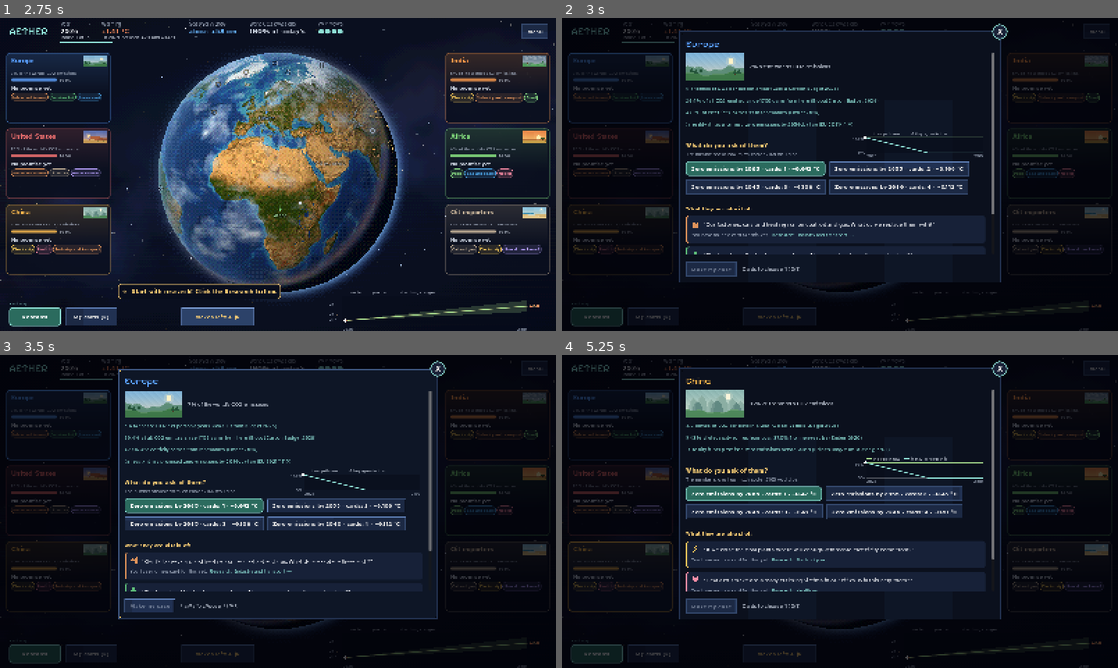
Above: before the commit, frames 1-4 (two rows, left to right).
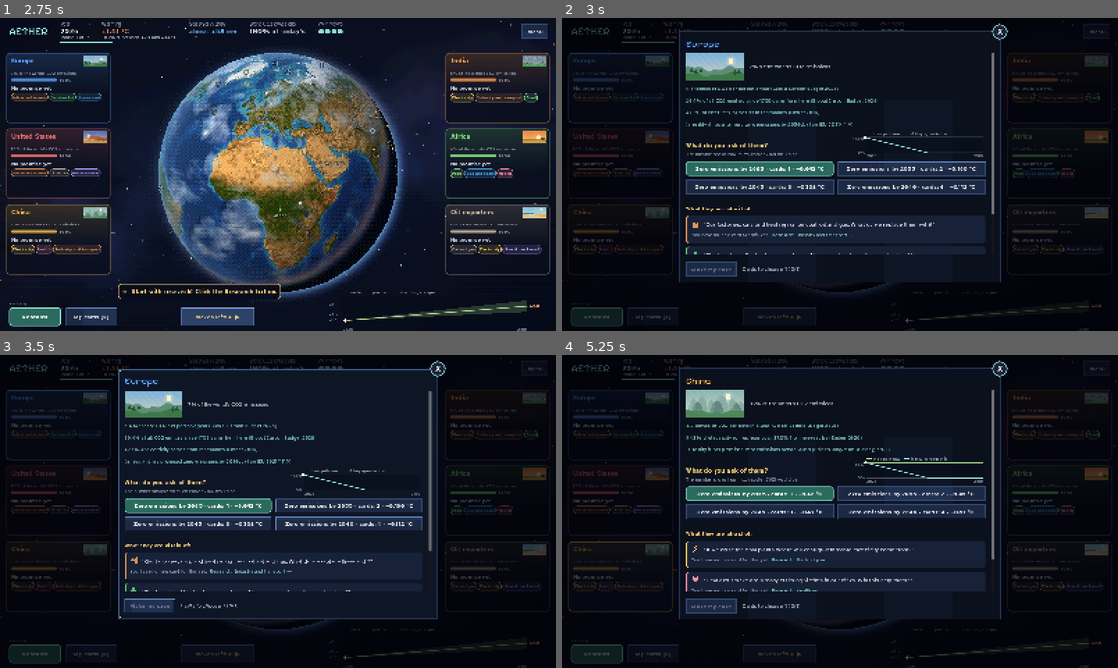
Above: after the commit, the same moments.

Repository: roadside/aether
Game: Godot game, scene res://scenes/main.tscn
Same seed, same stepped clock (60 frames per second), same inputs: the game is played once before the commit and once after it. Sound files missing from this copy of the repository are replaced by a short silence.
Inputs (mouse positions are in pixels of both pictures, inside the frame that each line leads up to):
- Up to frame 1 (2.75 s): tap Enter at 0.5 s; drag from (278, 174) to (333, 105) at 0.52 s; click "Let's start!" at 1.25 s; click "Next 5 years ▶" at 2 s
- Up to frame 2 (3 s): click (617, 86) at 2.77 s
- Up to frame 3 (3.5 s): no input
- Up to frame 4 (5.25 s): click (617, 502) at 3.52 s; drag from (840, 508) to (812, 574) at 4.27 s; click (617, 577) at 5.02 s

Frame 1 is identical in both runs. In frame 2, 1.3% of the frame differs, in the area x 23-77%, y 45-57%; in frame 3, 1.3%; in frame 4, 1.3%.

Commit message:
Tárgyalás: a kérések panelei két oszlopban, egyforma szélesek
Co-Authored-By: Claude Fable 5.2 <noreply@anthropic.com>
Claude-Session: https://claude.ai/code/session_01T6sPwaPiVjASr8DLyjC9bo

Diff:
--- a/scripts/main.gd
+++ b/scripts/main.gd
@@ -2168,7 +2168,8 @@
 	pc.set_paths(world.path(g), [])
 	head_row.add_child(pc)
 	body.add_child(head_row)
-	var ask_row := HFlowContainer.new()
+	var ask_row := GridContainer.new()      # két oszlop, egyforma széles panelek (Zoltán kérése)
+	ask_row.columns = 2
 	ask_row.add_theme_constant_override("h_separation", 10)
 	ask_row.add_theme_constant_override("v_separation", 10)
 	body.add_child(ask_row)
@@ -2197,6 +2198,7 @@
 		b.toggle_mode = true
 		b.button_group = bg
 		b.focus_mode = Control.FOCUS_NONE
+		b.size_flags_horizontal = Control.SIZE_EXPAND_FILL
 		var sel := _flat(Color("#2b6b5e"), UI.CYAN, 2, 10)      # a kiválasztott kérés jól látszik
 		sel.content_margin_left = 16
 		sel.content_margin_right = 16
